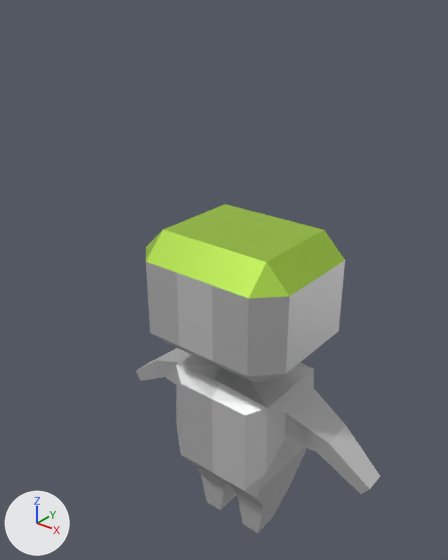
One commit to the Blender file gfx_src/3D_models/robot.blend: the scene before it, then after it.
The view is the same before and after, from a camera (50 mm lens) standing at (1.5, -2.03, 1.8) and looking at (0.01, -0.17, 0.65). Lighting does not change. The marker at lower left points along +X, +Y and +Z.

In view in the first picture: 'RobotMesh'.
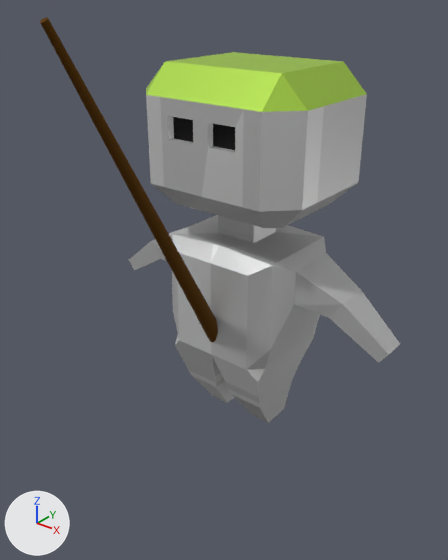
Where the newer file only moved an object's origin or applied its transform, the numbers keep the older frame.

Edits to the bpy script that builds the scene:
```text
Add mat_fishing_rot:
    mat_fishing_rot = principled_material('Fishing Rot')
    mat_fishing_rot.base_color = (0.126, 0.0481, 0.0)  # brown #633e00
    mat_fishing_rot.metallic = 0.568
    mat_fishing_rot.roughness = 0.85
    mat_fishing_rot.specular_ior_level = 0.377
Change me_cube_019:
    where me_cube_019.from_pydata(...)  # 188 vertices, 178 faces; spans x -2.89..2.89, y -1.41..1.2, z -3.19..3.32
    used by ob_robotmesh; location = (0.0, 0.0, 0.0); scale = (0.25, 0.25, 0.25)
    me_cube_019 part 1: the whole mesh is turned -180 degrees about the z axis through its middle, then moved by (0.0, 0.21, 2.73)
Add me_cylinder_001:
    me_cylinder_001.from_pydata(...)  # 416 vertices, 386 faces; spans x -0.24..0.25, y -5.08..0.21, z -0.11..9.06
    me_cylinder_001.materials.append(mat_fishing_rot)  # brown #633e00
Add col_fishingrot:
    col_fishingrot = bpy.data.collections.new('FishingRot')
    col_fishingrot.objects.link(ob_fishingrot_001)
Add ob_fishingrot:
    ob_fishingrot = bpy.data.objects.new('FishingRot', None)
    ob_fishingrot.location = (0.0, 0.0, 0.0)
    ob_fishingrot.instance_type = 'COLLECTION'
    ob_fishingrot.instance_collection = col_fishingrot
Add ob_fishingrot_001:
    ob_fishingrot_001 = bpy.data.objects.new('FishingRot.001', me_cylinder_001)
    ob_fishingrot_001.location = (0.0, 0.0, 0.0)
    ob_fishingrot_001.scale = (0.189, 0.189, 0.189)
```

Pixel boxes [x1, y1, x2, y2] of what changed, in the pictures (448 x 560 px):
'RobotMesh', mesh turned
    before: [136, 204, 380, 533]
    after: [129, 52, 400, 423]
'FishingRot', added
    after: [40, 17, 218, 342]
